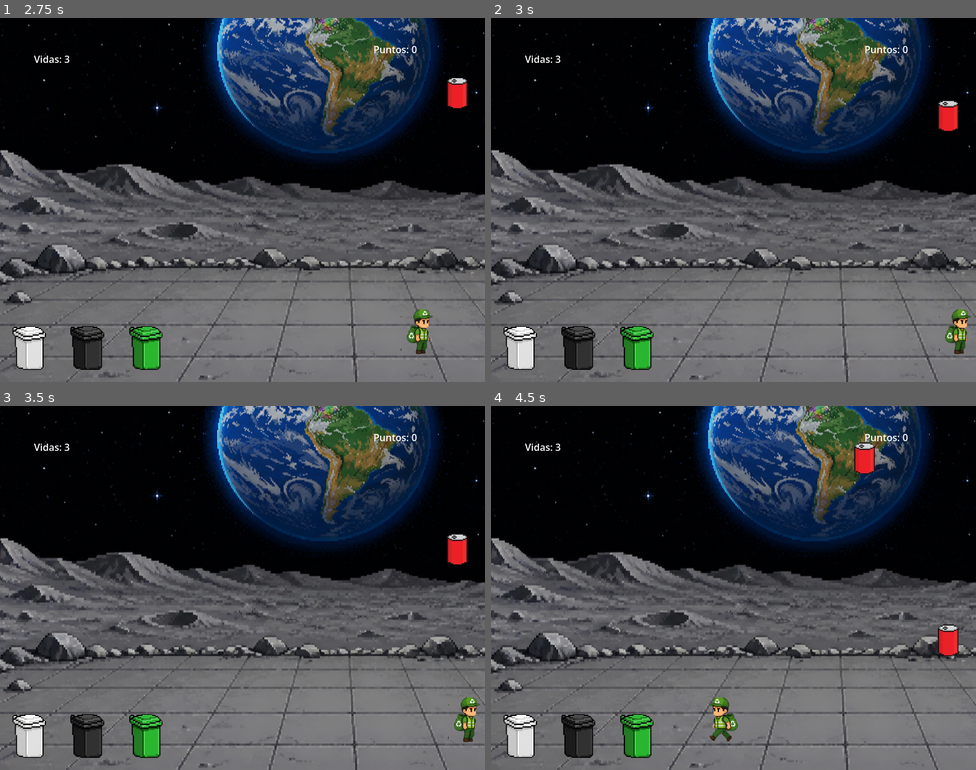
Above: before the commit, frames 1-4 (two rows, left to right).
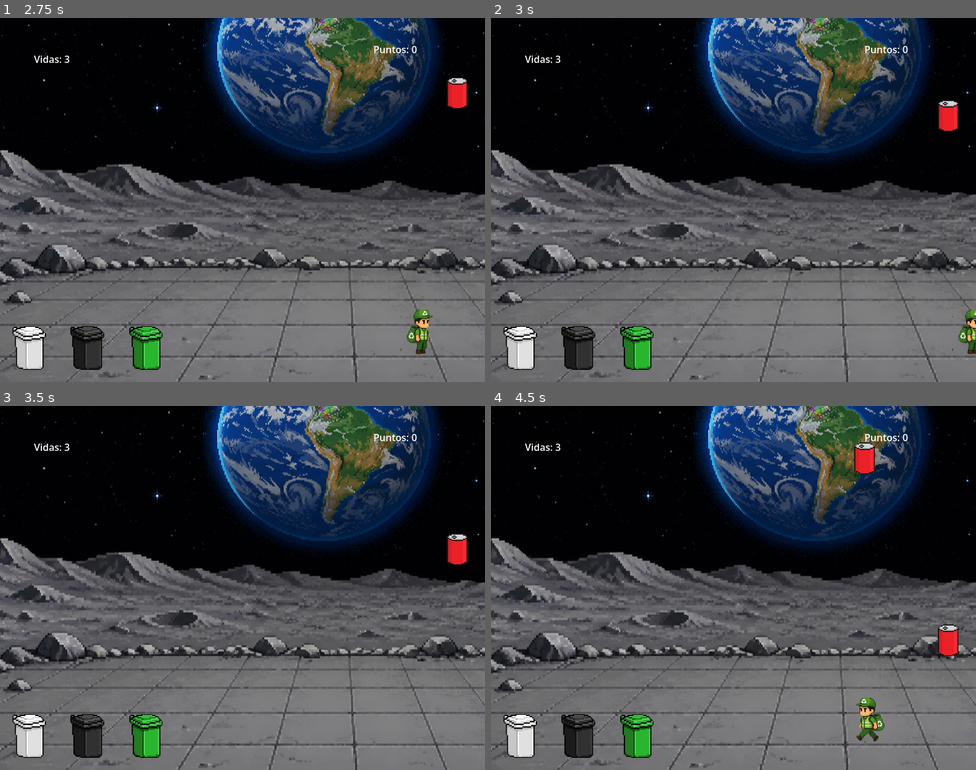
Above: after the commit, the same moments.

Repository: carlosForero1/videoJuego
Game: Godot game, scene res://escenaPrincipales/niveles/escenaNivel3.tscn
Two runs of this game, one before a commit and one after it. Both use one fixed random seed, a clock stepped at 60 frames per second and the inputs below. This scene is started directly instead of the project's main scene.
Inputs:
- Up to frame 1 (2.75 s): tap Enter at 0.5 s; hold D (derecha) 0.53-1.28 s; hold E (recoger) 0.53-1.28 s; hold A (izquierda) 1.28-2.03 s; tap E (recoger) at 1.35 s; hold D (derecha) from 2.03 s (still down); hold E (recoger) from 2.03 s (still down)
- Up to frame 2 (3 s): keep holding D (derecha); release E (recoger) at 2.78 s; tap E (recoger) at 2.85 s
- Up to frame 3 (3.5 s): keep holding D (derecha)
- Up to frame 4 (4.5 s): release D (derecha) at 3.53 s; hold E (recoger) 3.53-4.28 s; hold A (izquierda) from 3.53 s (still down); tap E (recoger) at 4.35 s

Frame 1 is identical in both runs. In frame 2, 0.6% of the frame differs, in the area x 92-100%, y 80-93%; in frame 3, 0.4%; in frame 4, 0.9%, in the area x 45-82%, y 80-93%.

Commit message:
:sparkles: Se realiza subida final del proyecto

Diff:
--- a/escenaPrincipales/MainMenu.tscn
+++ /dev/null
@@ -1,38 +0,0 @@
-[gd_scene format=3 uid="uid://7kor0lt5hyqk"]
-
-[sub_resource type="LabelSettings" id="LabelSettings_j0kq2"]
-
-[node name="MainMenu" type="Control" unique_id=216223430]
-layout_mode = 3
-anchors_preset = 0
-
-[node name="ColorRect" type="ColorRect" parent="." unique_id=329295552]
-layout_mode = 0
-offset_right = 259.0
-offset_bottom = 319.0
-color = Color(0.117109306, 0.11710932, 0.117109306, 1)
-
-[node name="Label" type="Label" parent="." unique_id=299233370]
-layout_mode = 0
-offset_right = 260.0
-offset_bottom = 55.0
-text = "CLASIFICA O CONTAMINA"
-label_settings = SubResource("LabelSettings_j0kq2")
-
-[node name="BotonSalir" type="Button" parent="." unique_id=468309982]
-layout_mode = 0
-offset_left = 103.0
-offset_top = 155.0
-offset_right = 145.0
-offset_bottom = 186.0
-text = "Salir
-"
-
-[node name="BotonStart" type="Button" parent="." unique_id=701056119]
-layout_mode = 0
-offset_left = 103.0
-offset_top = 82.0
-offset_right = 149.0
-offset_bottom = 113.0
-text = "Start
-"
--- a/escenaPrincipales/inicio.tscn
+++ b/escenaPrincipales/inicio.tscn
@@ -19,10 +19,11 @@
 offset_bottom = 368.0
 
 [node name="botonTutorial" type="Button" parent="." unique_id=1711217632]
-visible = false
+modulate = Color(1, 1, 1, 0)
 offset_left = 264.0
 offset_top = 392.0
 offset_right = 520.0
 offset_bottom = 472.0
 
 [connection signal="pressed" from="botonInicio" to="." method="_on_boton_inicio_pressed"]
+[connection signal="pressed" from="botonTutorial" to="." method="_on_boton_tutorial_pressed"]
--- a/escenaPrincipales/niveles/escenaNivel.tscn
+++ b/escenaPrincipales/niveles/escenaNivel.tscn
@@ -1,7 +1,7 @@
 [gd_scene format=3 uid="uid://o8g06688dxf7"]
 
 [ext_resource type="Script" uid="uid://mqp6vqbs7hpx" path="res://scripts/escena_nivel.gd" id="1_amxxp"]
-[ext_resource type="PackedScene" uid="uid://coosb7exub8sv" path="res://escenas/Player.tscn" id="2_g4h52"]
+[ext_resource type="PackedScene" uid="uid://coosb7exub8sv" path="res://escenas/basuras/Player.tscn" id="2_g4h52"]
 [ext_resource type="PackedScene" uid="uid://boh10wckrgdk" path="res://escenas/basuras/otros/basureros/basureroBlanco.tscn" id="2_sf6sp"]
 [ext_resource type="PackedScene" uid="uid://bdeekvcu5sxex" path="res://escenas/basuras/otros/basureros/basureroNegro.tscn" id="3_g4h52"]
 [ext_resource type="PackedScene" uid="uid://curmbysejvc7n" path="res://escenas/basuras/otros/basureros/basureroVerde.tscn" id="4_ju2q7"]
--- a/escenaPrincipales/niveles/escenaNivel2.tscn
+++ b/escenaPrincipales/niveles/escenaNivel2.tscn
@@ -1,7 +1,7 @@
 [gd_scene format=3 uid="uid://dkbo75khfkyvd"]
 
 [ext_resource type="Script" uid="uid://mqp6vqbs7hpx" path="res://scripts/escena_nivel.gd" id="1_xg4y7"]
-[ext_resource type="PackedScene" uid="uid://coosb7exub8sv" path="res://escenas/Player.tscn" id="2_6oeyu"]
+[ext_resource type="PackedScene" uid="uid://coosb7exub8sv" path="res://escenas/basuras/Player.tscn" id="2_6oeyu"]
 [ext_resource type="PackedScene" uid="uid://boh10wckrgdk" path="res://escenas/basuras/otros/basureros/basureroBlanco.tscn" id="3_k2kcu"]
 [ext_resource type="PackedScene" uid="uid://bdeekvcu5sxex" path="res://escenas/basuras/otros/basureros/basureroNegro.tscn" id="4_u3x3r"]
 [ext_resource type="PackedScene" uid="uid://curmbysejvc7n" path="res://escenas/basuras/otros/basureros/basureroVerde.tscn" id="5_isfka"]
--- a/escenaPrincipales/niveles/escenaNivel3.tscn
+++ b/escenaPrincipales/niveles/escenaNivel3.tscn
@@ -1,7 +1,7 @@
 [gd_scene format=3 uid="uid://b2rpde3evxia6"]
 
 [ext_resource type="Script" uid="uid://mqp6vqbs7hpx" path="res://scripts/escena_nivel.gd" id="1_48j8u"]
-[ext_resource type="PackedScene" uid="uid://coosb7exub8sv" path="res://escenas/Player.tscn" id="2_2rl6d"]
+[ext_resource type="PackedScene" uid="uid://coosb7exub8sv" path="res://escenas/basuras/Player.tscn" id="2_2rl6d"]
 [ext_resource type="PackedScene" uid="uid://boh10wckrgdk" path="res://escenas/basuras/otros/basureros/basureroBlanco.tscn" id="3_ic7e3"]
 [ext_resource type="PackedScene" uid="uid://bdeekvcu5sxex" path="res://escenas/basuras/otros/basureros/basureroNegro.tscn" id="4_8jxfo"]
 [ext_resource type="PackedScene" uid="uid://curmbysejvc7n" path="res://escenas/basuras/otros/basureros/basureroVerde.tscn" id="5_c2c7p"]
--- /dev/null
+++ b/escenaPrincipales/tutorial.tscn
@@ -0,0 +1,18 @@
+[gd_scene format=3 uid="uid://bxhy1olqcjj6n"]
+
+[ext_resource type="Texture2D" uid="uid://baorjd6ietc40" path="res://imagenes/ChatGPT Image 4 may 2026, 06_43_41 p.m..png" id="1_ljvll"]
+[ext_resource type="Script" uid="uid://bbpmuelrhgdby" path="res://scripts/tutorial.gd" id="1_lmprk"]
+
+[node name="Tutorial" type="Node2D" unique_id=1019550559]
+script = ExtResource("1_lmprk")
+
+[node name="Button" type="Button" parent="." unique_id=395291324]
+offset_right = 808.0
+offset_bottom = 600.0
+
+[node name="ChatGptImage4May2026,064341P_m_" type="Sprite2D" parent="." unique_id=1128023107]
+position = Vector2(404, 300)
+scale = Vector2(0.5260417, 0.5859375)
+texture = ExtResource("1_ljvll")
+
+[connection signal="pressed" from="Button" to="." method="_on_button_pressed"]
--- a/escenas/player.tscn
+++ b/escenas/basuras/Player.tscn
@@ -3,6 +3,8 @@
 [ext_resource type="Script" uid="uid://drxv21a32rovq" path="res://scripts/player.gd" id="1_kclba"]
 [ext_resource type="Texture2D" uid="uid://cxcq2xq687ltr" path="res://imagenes/ChatGPT_Image_May_4__2026__03_00_44_PM-removebg-preview.png" id="2_kclba"]
 [ext_resource type="Texture2D" uid="uid://c12vh864hdpxe" path="res://imagenes/Captura_de_pantalla_2026-05-04_150728-removebg-preview.png" id="3_v37hv"]
+[ext_resource type="AudioStream" uid="uid://cm8hbq0mbqnlb" path="res://imagenes/dragon-studio-correct-472358.mp3" id="4_322ac"]
+[ext_resource type="AudioStream" uid="uid://k81gti2o16c1" path="res://imagenes/u_n2rdb8hxnh-incorrect-293358.mp3" id="5_47y6d"]
 
 [sub_resource type="CapsuleShape2D" id="CapsuleShape2D_kclba"]
 radius = 24.0
@@ -56,9 +58,6 @@
 "speed": 5.0
 }]
 
-[sub_resource type="CapsuleShape2D" id="CapsuleShape2D_v37hv"]
-height = 48.0
-
 [node name="Player" type="CharacterBody2D" unique_id=835021892]
 platform_floor_layers = 4294967292
 script = ExtResource("1_kclba")
@@ -75,8 +74,11 @@
 sprite_frames = SubResource("SpriteFrames_47y6d")
 animation = &"idle"
 
-[node name="CollisionShape2D" type="CollisionShape2D" parent="." unique_id=280309166]
-shape = SubResource("CapsuleShape2D_v37hv")
+[node name="sonidoCorrecto" type="AudioStreamPlayer" parent="." unique_id=335428700]
+stream = ExtResource("4_322ac")
+
+[node name="sonidoIncorrecto" type="AudioStreamPlayer" parent="." unique_id=979492014]
+stream = ExtResource("5_47y6d")
 
 [connection signal="body_entered" from="Detector" to="." method="_on_detector_body_entered"]
 [connection signal="body_exited" from="Detector" to="." method="_on_detector_body_exited"]
--- /dev/null
+++ b/escenas/basuras/otros/sonido.tscn
@@ -0,0 +1,9 @@
+[gd_scene format=3 uid="uid://d2hvjxql2v05a"]
+
+[ext_resource type="AudioStream" uid="uid://dxqxn25kq45g2" path="res://imagenes/freesound_community-bosque-66633.mp3" id="1_idgnc"]
+
+[node name="Sonido" type="Node2D" unique_id=2009800868]
+
+[node name="AudioStreamPlayer" type="AudioStreamPlayer" parent="." unique_id=701558424]
+stream = ExtResource("1_idgnc")
+autoplay = true
--- a/scripts/escena_nivel.gd
+++ b/scripts/escena_nivel.gd
@@ -12,7 +12,7 @@
 	puntos += 1
 	actualizar_ui()
 
-	if puntos >= 1:
+	if puntos >= 5:
 		GameManager.nivel += 1
 		print(GameManager.nivel)
 		if GameManager.nivel == 4:
--- a/scripts/inicio.gd
+++ b/scripts/inicio.gd
@@ -3,3 +3,7 @@
 
 func _on_boton_inicio_pressed():
 	get_tree().change_scene_to_file("res://escenaPrincipales/niveles/escenaNivel.tscn")
+
+
+func _on_boton_tutorial_pressed() -> void:
+	get_tree().change_scene_to_file("res://escenaPrincipales/tutorial.tscn")
--- a/scripts/player.gd
+++ b/scripts/player.gd
@@ -49,11 +49,14 @@
 			objeto_cargado = basura_cerca
 			objeto_cargado.visible = false
 
+
 		# SOLTAR
 		elif objeto_cargado != null and contenedor_cerca != null:
 			if objeto_cargado.tipo == contenedor_cerca.tipo:
 				get_parent().sumar_punto()
+				$sonidoCorrecto.play()
 			else:
+				$sonidoIncorrecto.play()
 				get_parent().perder_vida()
 
 			objeto_cargado.queue_free()
--- /dev/null
+++ b/scripts/tutorial.gd
@@ -0,0 +1,5 @@
+extends Node2D
+
+
+func _on_button_pressed():
+	get_tree().change_scene_to_file("res://escenaPrincipales/inicio.tscn")
Binary file added: imagenes/ChatGPT Image 4 may 2026, 06_43_41 p.m..png
Not shown, added: imagenes/ChatGPT Image 4 may 2026, 06_43_41 p.m..png.import
Not shown, added: imagenes/dragon-studio-correct-472358.mp3.import
Not shown, added: imagenes/freesound_community-bosque-66633.mp3.import
Not shown, added: imagenes/u_n2rdb8hxnh-incorrect-293358.mp3.import
Not shown, added: scripts/tutorial.gd.uid
Not shown, added: imagenes/dragon-studio-correct-472358.mp3
Not shown, added: imagenes/freesound_community-bosque-66633.mp3
Not shown, added: imagenes/u_n2rdb8hxnh-incorrect-293358.mp3
